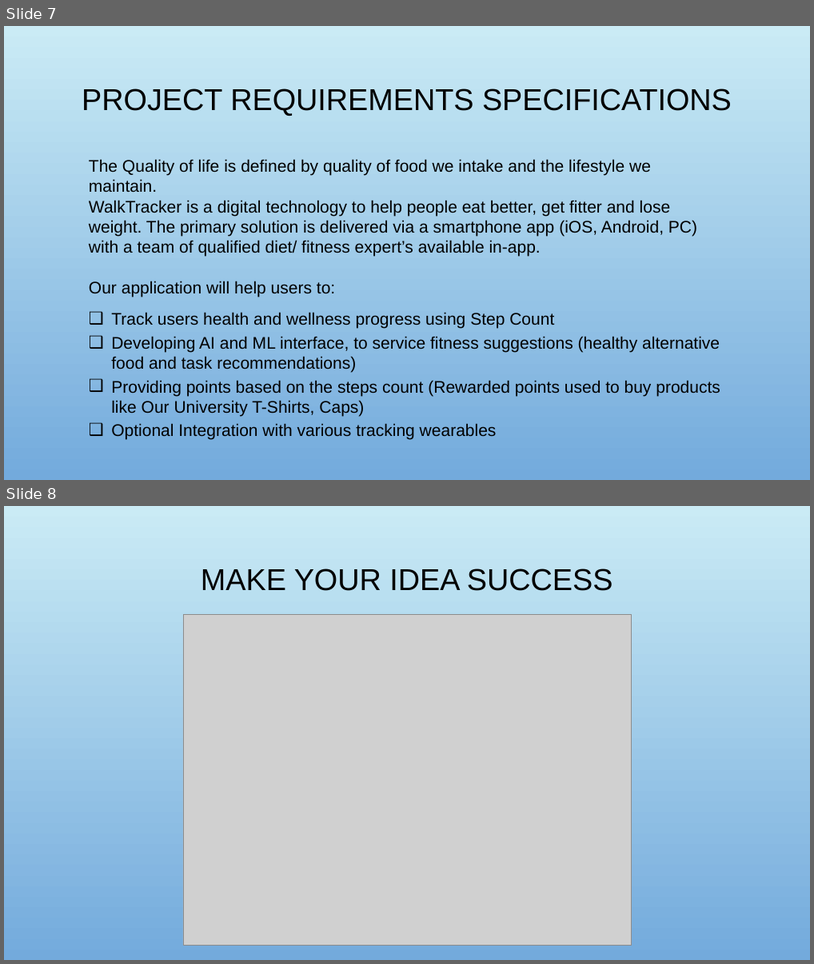
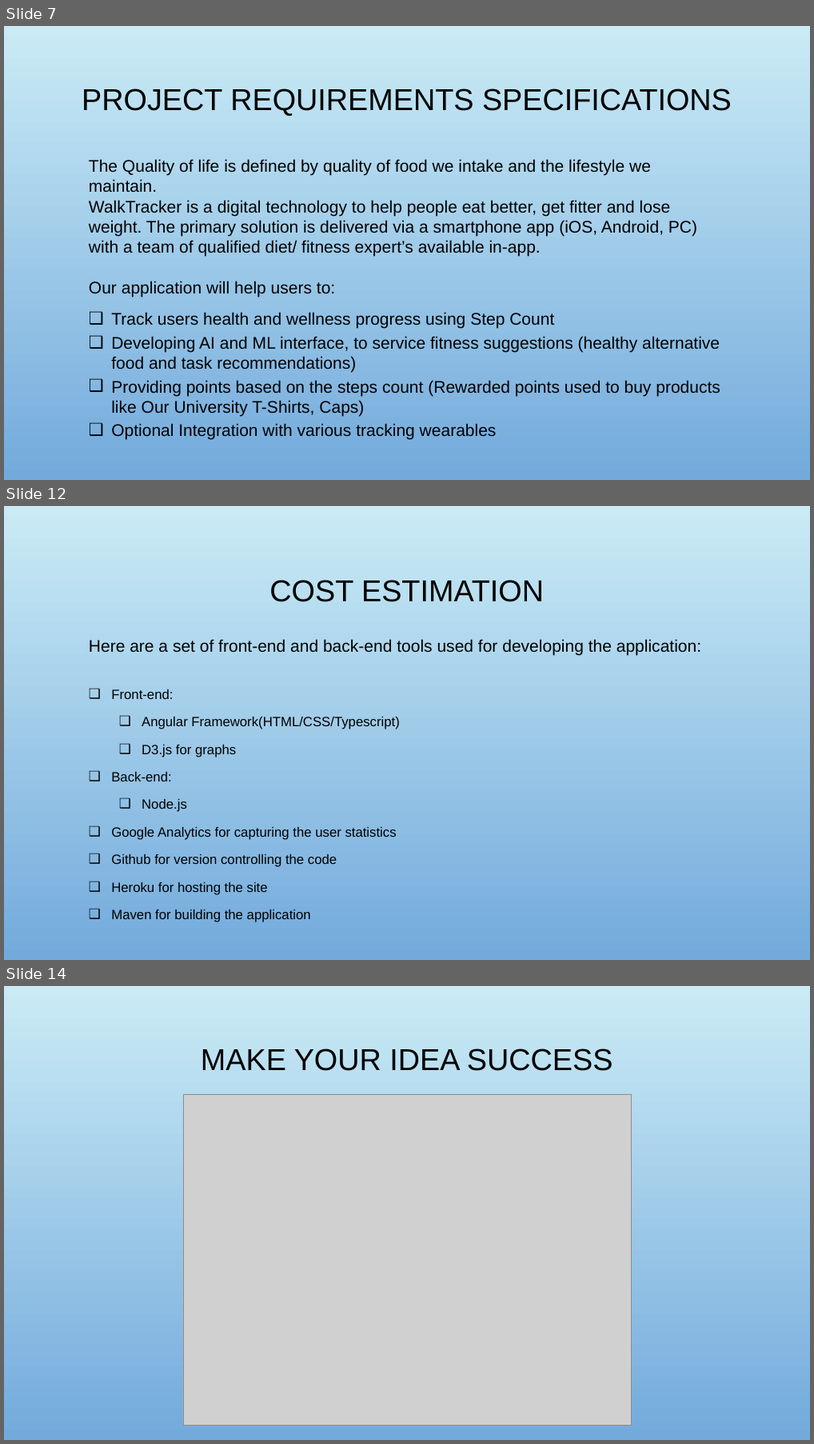
Before and after one commit to RaviTeja444/health-wellness, a slide deck: docs/presentation/Walk_Tracker.pptx. Shown one above the other, each under a label of ours: slides 7 and 8 before the commit, slides 7, 12 and 14 after it; the slides between them are not shown. The pictures are 814x964 and 814x1444 pixels, drawn with LibreOffice and Linux fonts; fonts in the diff are those of the drawing; grey boxes stand for pictures; background and template pictures are left out. Boxes give left, top, right and bottom in pixels: in the first picture for what was removed or moved away, otherwise in the second. Text is boxed around its words. In the diff, an @@ line names an element or a change of style, - is before the commit and + after.

```diff
--- a/docs/presentation/Walk_Tracker.pptx
+++ b/docs/presentation/Walk_Tracker.pptx
@@ slide 12 added at (4,506,810,960), background picture (left out) @@
@@ title added at (270,580,544,602), 36 pt, text #000000 @@
+COST ESTIMATION
@@ text added at (89,639,702,922), 16 pt, text #000000 @@
+Here are a set of front-end and back-end tools used for developing the application:
+❑ Front-end:
+  ❑ Angular Framework(HTML/CSS/Typescript)
+  ❑ D3.js for graphs
+❑ Back-end:
+  ❑ Node.js
+❑ Google Analytics for capturing the user statistics
+❑ Github for version controlling the code
+❑ Heroku for hosting the site
+❑ Maven for building the application
@@ what was slide 8 is now slide 14 @@
```
Also in this commit, not shown: 5 other slides added, 2 other files.
